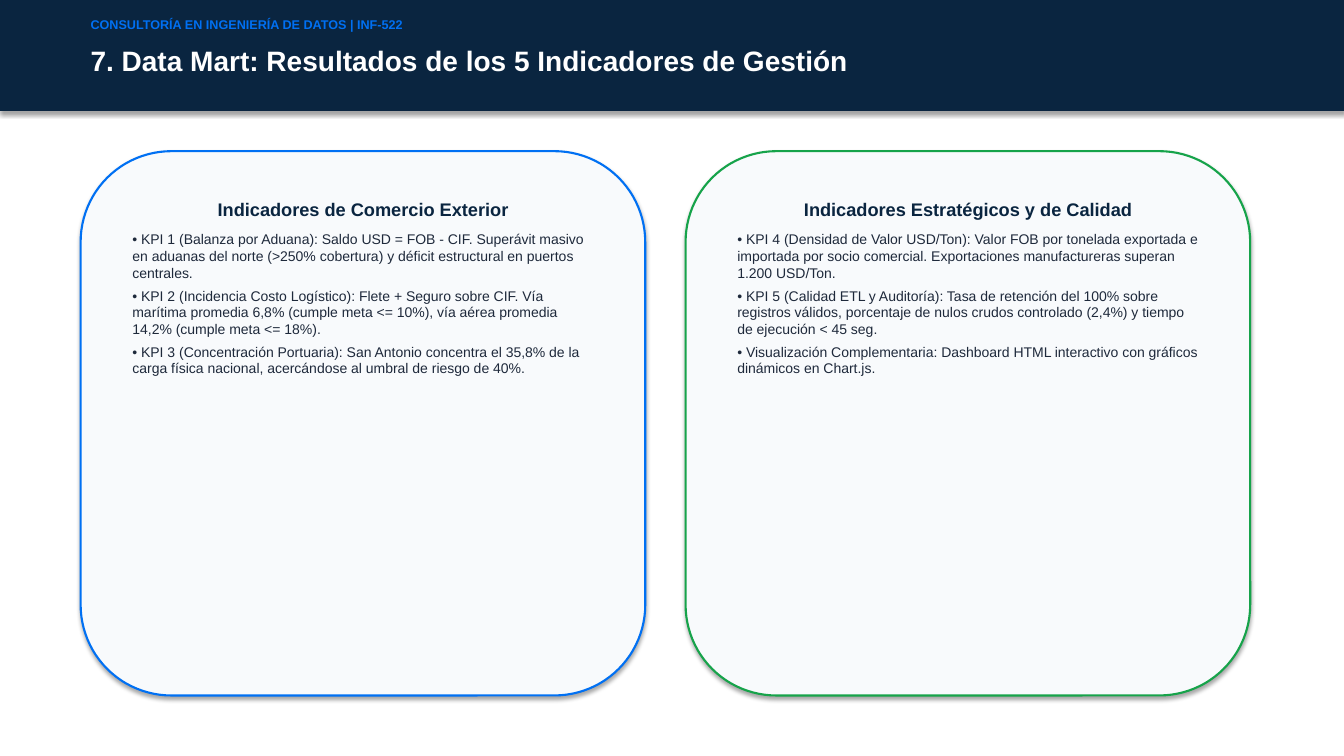
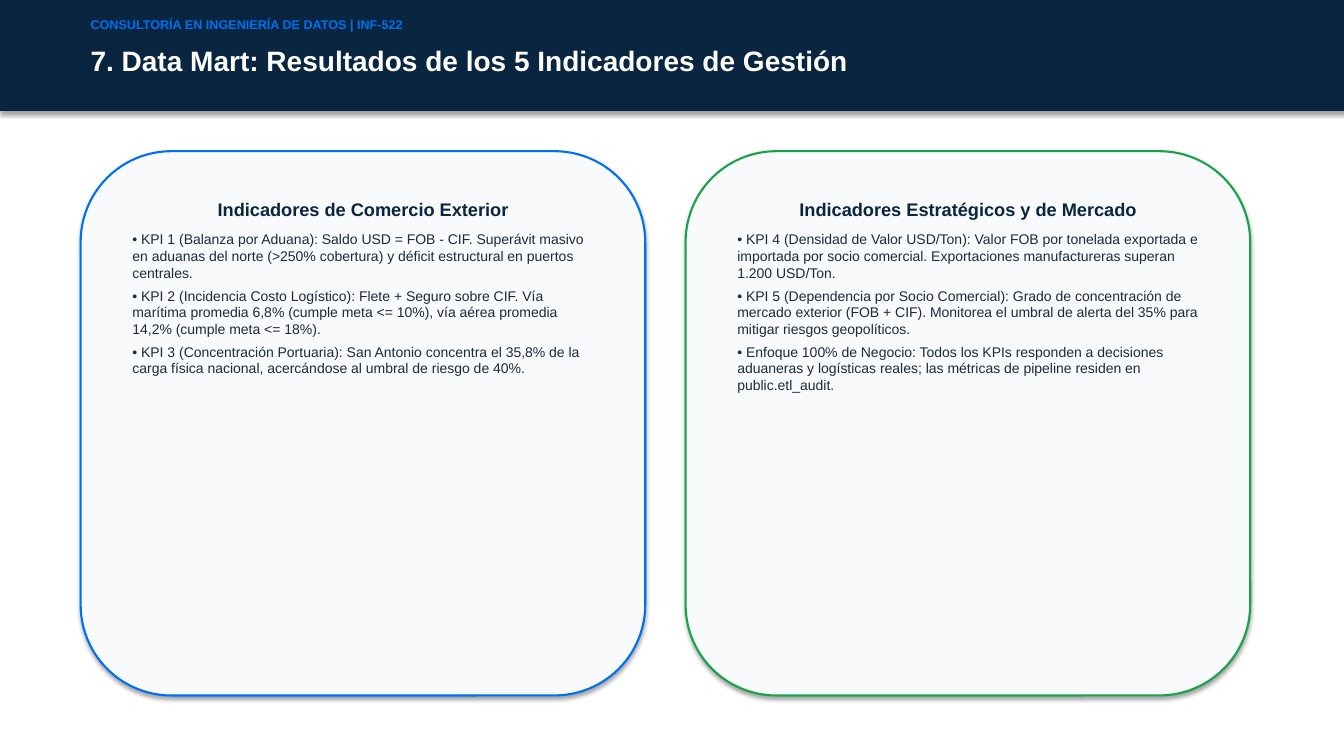
Before and after one commit to Leonel-Ayala/ETL_AduanasChile_Ayala_Barrios_Mellado_Troncoso_Valenzuela, a slide deck: slide 8 of PRESENTACION_DEFENSA_ETL_ADUANAS_CHILE.pptx. Drawn at 1344x756 pixels with LibreOffice and Linux fonts; fonts in the diff are those of the drawing. Boxes give left, top, right and bottom in pixels: in the first picture for what was removed or moved away, otherwise in the second. Text is boxed around its words. In the diff, an @@ line names an element or a change of style, - is before the commit and + after.

Commit message:
refactor(kpis): reemplazar KPI 5 de auditoria por KPI 100% de negocio (Participacion y Dependencia por Socio Comercial) y actualizar entregables docx y pptx

```diff
--- a/PRESENTACION_DEFENSA_ETL_ADUANAS_CHILE.pptx
+++ b/PRESENTACION_DEFENSA_ETL_ADUANAS_CHILE.pptx
@@ text in rounded rectangle at box(799, 202, 1137, 220): text changed @@
-Indicadores Estratégicos y de Calidad
+Indicadores Estratégicos y de Mercado
@@ text in rounded rectangle at box(737, 290, 1198, 393): text changed @@
-• KPI 5 (Calidad ETL y Auditoría): Tasa de retención del 100% sobre registros válidos, porcentaje de nulos crudos controlado (2,4%) y tiempo de ejecución < 45 seg.
-• Visualización Complementaria: Dashboard HTML interactivo con gráficos dinámicos en Chart.js.
+• KPI 5 (Dependencia por Socio Comercial): Grado de concentración de mercado exterior (FOB + CIF). Monitorea el umbral de alerta del 35% para mitigar riesgos geopolíticos.
+• Enfoque 100% de Negocio: Todos los KPIs responden a decisiones aduaneras y logísticas reales; las métricas de pipeline residen en public.etl_audit.
```
Also in this commit, not shown: 8 other files.
